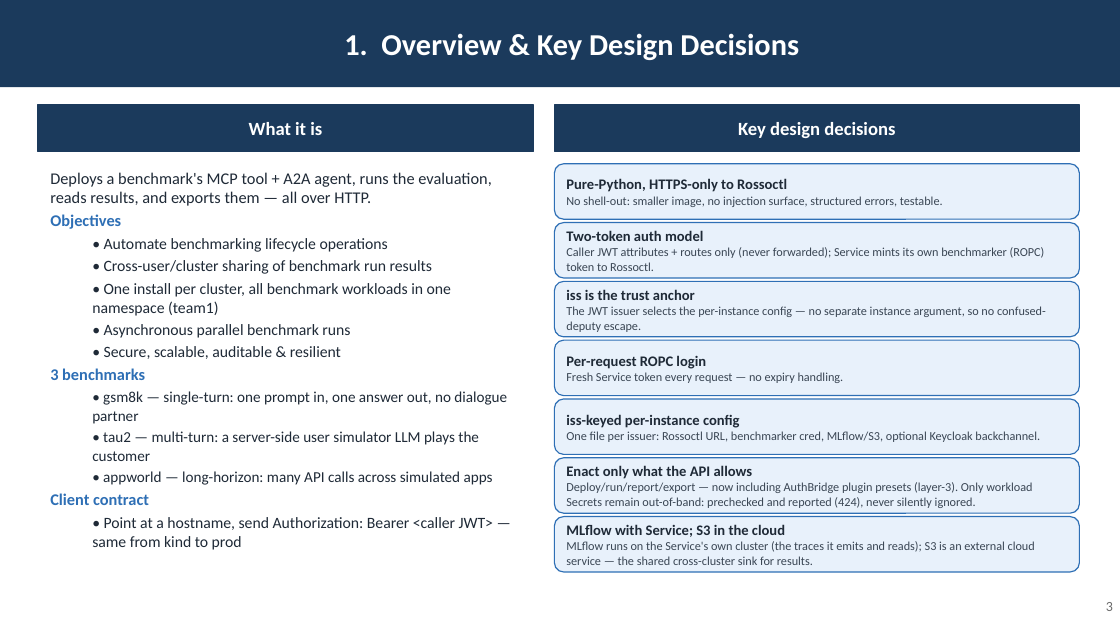
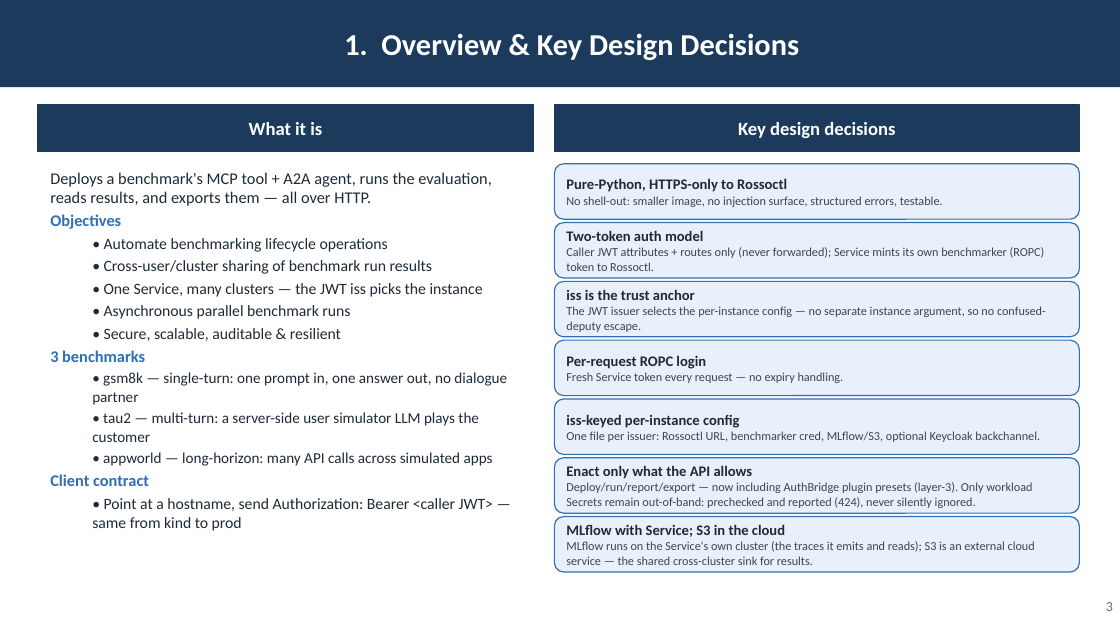
Before and after one commit to rossoctl/autobench, a slide deck: slide 3 of docs/AutoBench.pptx. Drawn at 1120x630 pixels with LibreOffice and Linux fonts; fonts in the diff are those of the drawing. Boxes give left, top, right and bottom in pixels: in the first picture for what was removed or moved away, otherwise in the second. Text is boxed around its words. In the diff, an @@ line names an element or a change of style, - is before the commit and + after.

```diff
--- a/docs/AutoBench.pptx
+++ b/docs/AutoBench.pptx
@@ text at bbox=[104, 283, 483, 297]: text changed @@
-  • One install per cluster, all benchmark workloads in one namespace (team1)
+  • One Service, many clusters — the JWT iss picks the instance
```
Also in this commit, not shown: 3 other slides changed, 1 slide added, 6 other files.
